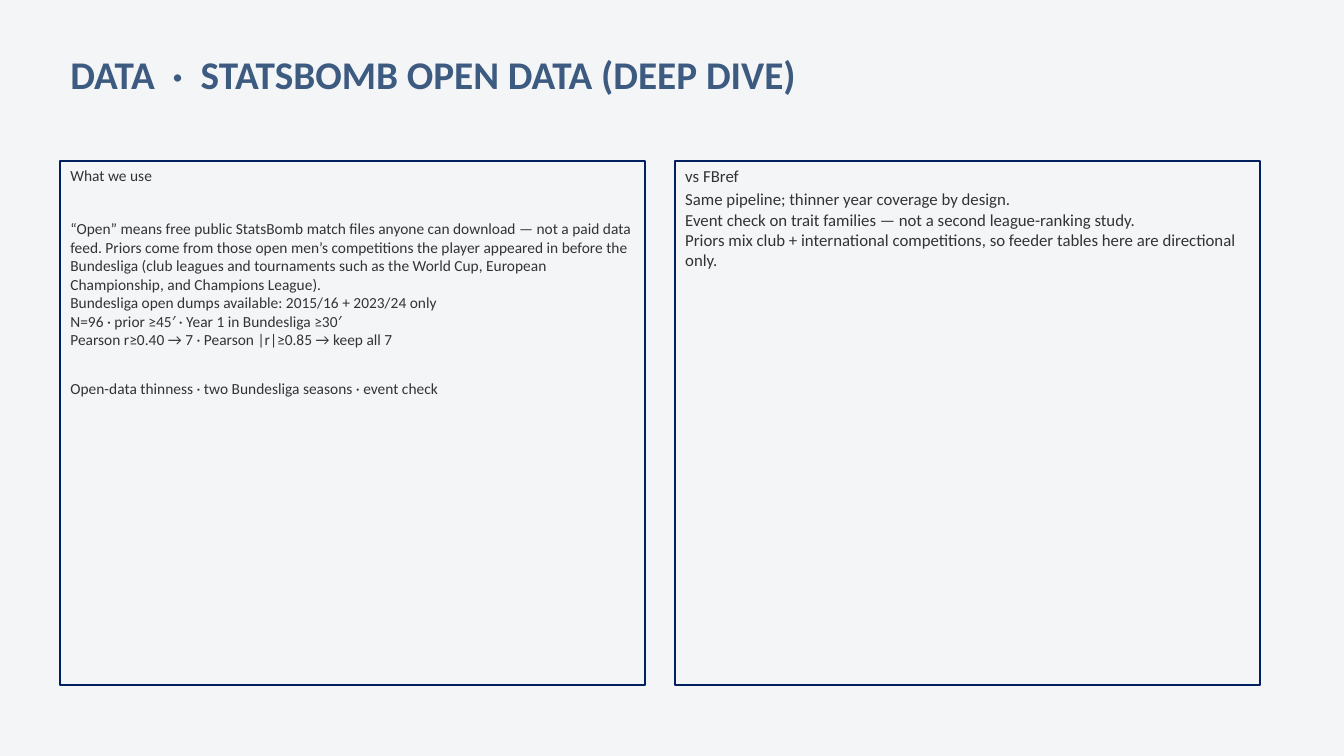
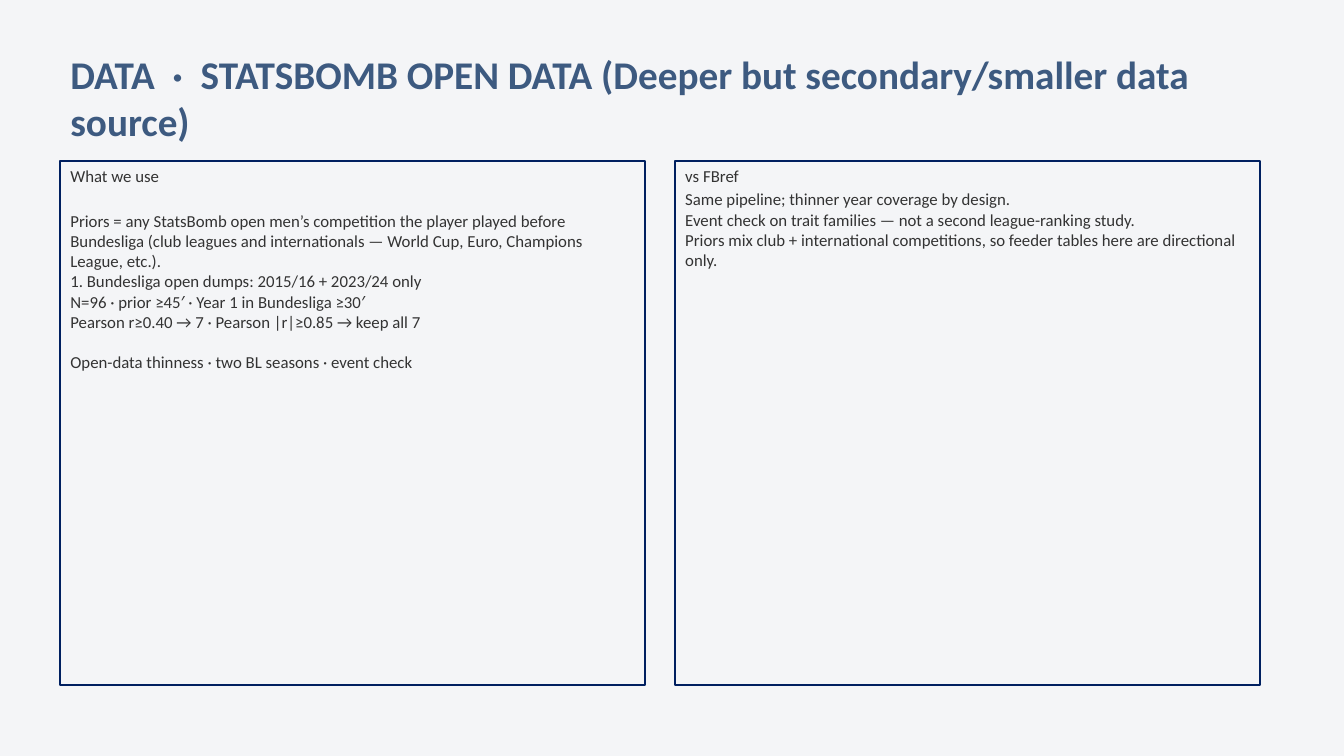
Before and after one commit to colbymorris08/bundesliga-transfer-traits, a slide deck: slide 6 of bundesliga_transfer_traits.pptx. Drawn at 1344x756 pixels with LibreOffice and Linux fonts; fonts in the diff are those of the drawing. Boxes give left, top, right and bottom in pixels: in the first picture for what was removed or moved away, otherwise in the second. Text is boxed around its words. In the diff, an @@ line names an element or a change of style, - is before the commit and + after.

```diff
--- a/bundesliga_transfer_traits.pptx
+++ b/bundesliga_transfer_traits.pptx
@@ text at (70,60,1188,142): text changed @@
-DATA · STATSBOMB OPEN DATA (DEEP DIVE)
+DATA · STATSBOMB OPEN DATA (Deeper but secondary/smaller data source)
@@ text in rectangle at (70,170,420,331): size 11 to 12 pt in "What we use", "N=96 · prior ≥45′ · Year 1 ...", "Pearson r≥0.40 → 7 · Pearson |r|≥0.85 ..." @@
@@ text in rectangle at (70,215,582,290): text changed; size 11 to 12 pt @@
-“Open” means free public StatsBomb match files anyone can download — not a paid data feed. Priors come from those open men’s competitions the player appeared in before the Bundesliga (club leagues and tournaments such as the World Cup, European Championship, and Champions League).
-Bundesliga open dumps available: 2015/16 + 2023/24 only
+Priors = any StatsBomb open men’s competition the player played before Bundesliga (club leagues and internationals — World Cup, Euro, Champions League, etc.).
+1. Bundesliga open dumps: 2015/16 + 2023/24 only
@@ text in rectangle at (70,356,412,371): text changed; size 11 to 12 pt @@
-Open-data thinness · two Bundesliga seasons · event check
+Open-data thinness · two BL seasons · event check
```
Also in this commit, not shown: 13 other slides changed.
